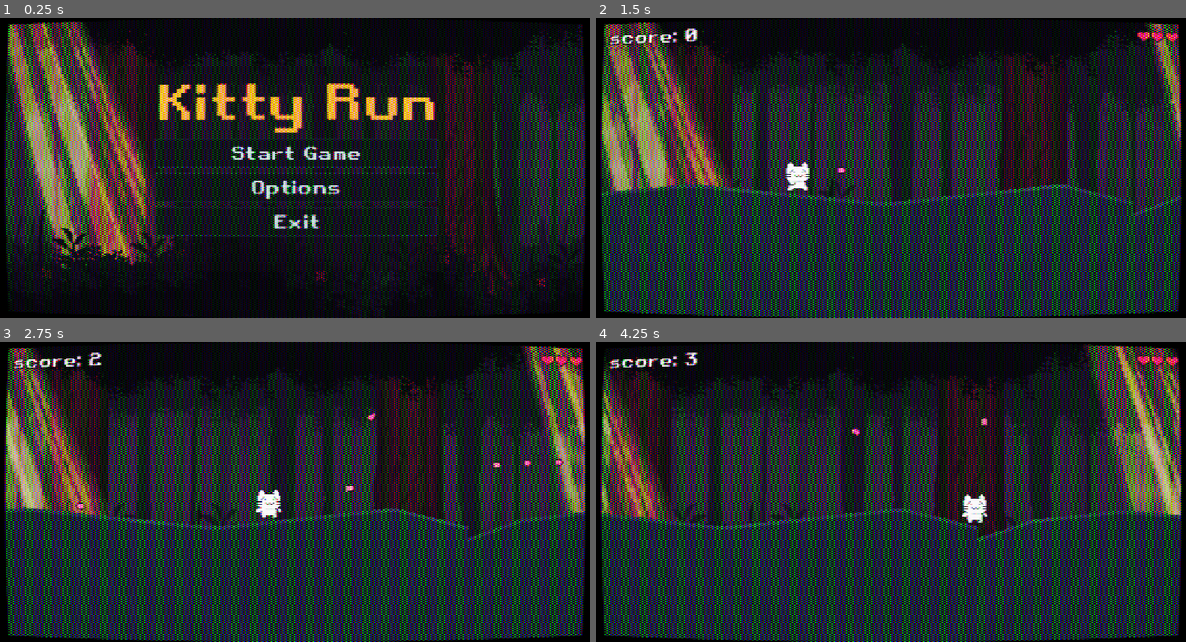
Above: before the commit, frames 1-4 (two rows, left to right).
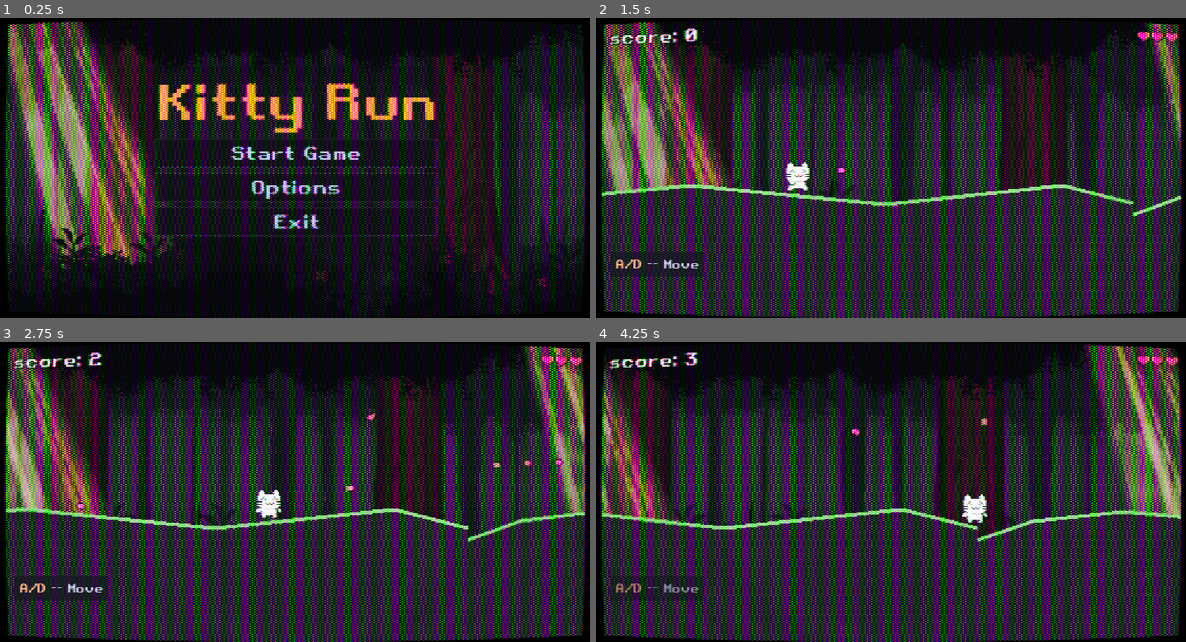
Above: after the commit, the same moments.

Repository: GrumpyRumpus/kitty-run-redux
Game: Godot game, scene res://scenes/main_menu.tscn
Same seed, same stepped clock (60 frames per second), same inputs: the game is played once before the commit and once after it.
Inputs (mouse positions are in pixels of both pictures, inside the frame that each line leads up to):
- Up to frame 1 (0.25 s): no input
- Up to frame 2 (1.5 s): click "Start Game" at 0.5 s; tap Enter at 1.25 s; move the mouse to (1020, 153) at 1.27 s; press the mouse at (1020, 153) at 1.28 s; hold Right (right) from 1.28 s (still down)
- Up to frame 3 (2.75 s): release Right (right) at 2 s; release the mouse at (424, 477) at 2 s; drag from (177, 507) to (389, 480) at 2.02 s
- Up to frame 4 (4.25 s): move the mouse to (950, 426) at 2.77 s; hold Right (right) 2.78-3.5 s; hold Shift (sprint) 2.78-3.5 s; click (950, 426) at 2.92 s; drag from (861, 552) to (985, 393) at 3.52 s

The runs differ from the first frame. In frame 1, 2.8% of the frame differs, in the area x 1-75%, y 1-81%; in frame 2, 22%, in the area x 0-100%, y 2-100%; in frame 3, 22%; in frame 4, 21%.

Commit message:
Add tutorial hints, controls tab, fullscreen toggle; fix palette to Catppuccin Mocha

Diff:
--- a/assets/general/ui_theme.tres
+++ b/assets/general/ui_theme.tres
@@ -1,8 +1,8 @@
 [gd_resource type="Theme" load_steps=15 format=3]
 
 [sub_resource type="StyleBoxFlat" id="btn_normal"]
-bg_color = Color(0.102, 0.165, 0.18, 1)
-border_color = Color(0.18, 0.306, 0.345, 1)
+bg_color = Color(0.118, 0.118, 0.18, 1)
+border_color = Color(0.271, 0.278, 0.353, 1)
 border_width_left = 1
 border_width_top = 1
 border_width_right = 1
@@ -13,8 +13,8 @@
 content_margin_bottom = 2.0
 
 [sub_resource type="StyleBoxFlat" id="btn_hover"]
-bg_color = Color(0.141, 0.227, 0.259, 1)
-border_color = Color(0.18, 0.306, 0.345, 1)
+bg_color = Color(0.192, 0.196, 0.267, 1)
+border_color = Color(0.271, 0.278, 0.353, 1)
 border_width_left = 1
 border_width_top = 1
 border_width_right = 1
@@ -25,8 +25,8 @@
 content_margin_bottom = 2.0
 
 [sub_resource type="StyleBoxFlat" id="btn_pressed"]
-bg_color = Color(0.071, 0.118, 0.133, 1)
-border_color = Color(0.18, 0.306, 0.345, 1)
+bg_color = Color(0.094, 0.094, 0.145, 1)
+border_color = Color(0.271, 0.278, 0.353, 1)
 border_width_left = 1
 border_width_top = 1
 border_width_right = 1
@@ -37,8 +37,8 @@
 content_margin_bottom = 2.0
 
 [sub_resource type="StyleBoxFlat" id="btn_disabled"]
-bg_color = Color(0.071, 0.118, 0.133, 1)
-border_color = Color(0.118, 0.188, 0.22, 1)
+bg_color = Color(0.094, 0.094, 0.145, 1)
+border_color = Color(0.192, 0.196, 0.267, 1)
 border_width_left = 1
 border_width_top = 1
 border_width_right = 1
@@ -49,8 +49,8 @@
 content_margin_bottom = 2.0
 
 [sub_resource type="StyleBoxFlat" id="btn_focus"]
-bg_color = Color(0.141, 0.227, 0.259, 1)
-border_color = Color(0.29, 0.541, 0.588, 1)
+bg_color = Color(0.192, 0.196, 0.267, 1)
+border_color = Color(0.796, 0.651, 0.969, 1)
 border_width_left = 1
 border_width_top = 1
 border_width_right = 1
@@ -61,8 +61,8 @@
 content_margin_bottom = 2.0
 
 [sub_resource type="StyleBoxFlat" id="tab_selected"]
-bg_color = Color(0.102, 0.165, 0.18, 1)
-border_color = Color(0.18, 0.306, 0.345, 1)
+bg_color = Color(0.118, 0.118, 0.18, 1)
+border_color = Color(0.271, 0.278, 0.353, 1)
 border_width_left = 1
 border_width_top = 1
 border_width_right = 1
@@ -72,8 +72,8 @@
 content_margin_bottom = 2.0
 
 [sub_resource type="StyleBoxFlat" id="tab_unselected"]
-bg_color = Color(0.078, 0.118, 0.133, 1)
-border_color = Color(0.118, 0.188, 0.22, 1)
+bg_color = Color(0.094, 0.094, 0.145, 1)
+border_color = Color(0.192, 0.196, 0.267, 1)
 border_width_left = 1
 border_width_top = 1
 border_width_right = 1
@@ -83,8 +83,8 @@
 content_margin_bottom = 2.0
 
 [sub_resource type="StyleBoxFlat" id="tab_hovered"]
-bg_color = Color(0.141, 0.227, 0.259, 1)
-border_color = Color(0.18, 0.306, 0.345, 1)
+bg_color = Color(0.192, 0.196, 0.267, 1)
+border_color = Color(0.271, 0.278, 0.353, 1)
 border_width_left = 1
 border_width_top = 1
 border_width_right = 1
@@ -94,8 +94,8 @@
 content_margin_bottom = 2.0
 
 [sub_resource type="StyleBoxFlat" id="tab_panel"]
-bg_color = Color(0.078, 0.118, 0.133, 1)
-border_color = Color(0.18, 0.306, 0.345, 1)
+bg_color = Color(0.094, 0.094, 0.145, 1)
+border_color = Color(0.271, 0.278, 0.353, 1)
 border_width_left = 1
 border_width_right = 1
 border_width_bottom = 1
@@ -105,8 +105,8 @@
 content_margin_bottom = 4.0
 
 [sub_resource type="StyleBoxFlat" id="tab_focus"]
-bg_color = Color(0.141, 0.227, 0.259, 1)
-border_color = Color(0.29, 0.541, 0.588, 1)
+bg_color = Color(0.192, 0.196, 0.267, 1)
+border_color = Color(0.796, 0.651, 0.969, 1)
 border_width_left = 1
 border_width_top = 1
 border_width_right = 1
@@ -116,8 +116,8 @@
 content_margin_bottom = 2.0
 
 [sub_resource type="StyleBoxFlat" id="cb_normal"]
-bg_color = Color(0.078, 0.118, 0.133, 1)
-border_color = Color(0.18, 0.306, 0.345, 1)
+bg_color = Color(0.094, 0.094, 0.145, 1)
+border_color = Color(0.271, 0.278, 0.353, 1)
 border_width_left = 1
 border_width_top = 1
 border_width_right = 1
@@ -128,8 +128,8 @@
 content_margin_bottom = 2.0
 
 [sub_resource type="StyleBoxFlat" id="cb_hover"]
-bg_color = Color(0.102, 0.165, 0.18, 1)
-border_color = Color(0.29, 0.541, 0.588, 1)
+bg_color = Color(0.118, 0.118, 0.18, 1)
+border_color = Color(0.796, 0.651, 0.969, 1)
 border_width_left = 1
 border_width_top = 1
 border_width_right = 1
@@ -140,34 +140,34 @@
 content_margin_bottom = 2.0
 
 [sub_resource type="StyleBoxFlat" id="slider_style"]
-bg_color = Color(0.078, 0.118, 0.133, 1)
-border_color = Color(0.18, 0.306, 0.345, 1)
+bg_color = Color(0.094, 0.094, 0.145, 1)
+border_color = Color(0.271, 0.278, 0.353, 1)
 border_width_left = 1
 border_width_top = 1
 border_width_right = 1
 border_width_bottom = 1
 
 [resource]
-Button/colors/font_color = Color(0.847, 0.918, 0.91, 1)
-Button/colors/font_hover_color = Color(0.416, 0.8, 0.753, 1)
-Button/colors/font_pressed_color = Color(0.29, 0.478, 0.471, 1)
-Button/colors/font_disabled_color = Color(0.29, 0.478, 0.471, 1)
-Button/colors/font_focus_color = Color(0.416, 0.8, 0.753, 1)
+Button/colors/font_color = Color(0.804, 0.839, 0.957, 1)
+Button/colors/font_hover_color = Color(0.537, 0.863, 0.922, 1)
+Button/colors/font_pressed_color = Color(0.424, 0.439, 0.525, 1)
+Button/colors/font_disabled_color = Color(0.424, 0.439, 0.525, 1)
+Button/colors/font_focus_color = Color(0.537, 0.863, 0.922, 1)
 Button/styles/normal = SubResource("btn_normal")
 Button/styles/hover = SubResource("btn_hover")
 Button/styles/pressed = SubResource("btn_pressed")
 Button/styles/disabled = SubResource("btn_disabled")
 Button/styles/focus = SubResource("btn_focus")
-TabContainer/colors/font_selected_color = Color(0.847, 0.918, 0.91, 1)
-TabContainer/colors/font_unselected_color = Color(0.29, 0.478, 0.471, 1)
-TabContainer/colors/font_hovered_color = Color(0.416, 0.8, 0.753, 1)
+TabContainer/colors/font_selected_color = Color(0.804, 0.839, 0.957, 1)
+TabContainer/colors/font_unselected_color = Color(0.424, 0.439, 0.525, 1)
+TabContainer/colors/font_hovered_color = Color(0.537, 0.863, 0.922, 1)
 TabContainer/styles/tab_selected = SubResource("tab_selected")
 TabContainer/styles/tab_unselected = SubResource("tab_unselected")
 TabContainer/styles/tab_hovered = SubResource("tab_hovered")
 TabContainer/styles/tab_focus = SubResource("tab_focus")
 TabContainer/styles/panel = SubResource("tab_panel")
-CheckBox/colors/font_color = Color(0.847, 0.918, 0.91, 1)
-CheckBox/colors/font_hover_color = Color(0.416, 0.8, 0.753, 1)
+CheckBox/colors/font_color = Color(0.804, 0.839, 0.957, 1)
+CheckBox/colors/font_hover_color = Color(0.537, 0.863, 0.922, 1)
 CheckBox/styles/normal = SubResource("cb_normal")
 CheckBox/styles/hover = SubResource("cb_hover")
 HSlider/styles/slider = SubResource("slider_style")
--- a/game.tscn
+++ b/game.tscn
@@ -10,6 +10,7 @@
 [ext_resource type="PackedScene" uid="uid://7snpi3e2fnf3" path="res://scenes/mob_spawner.tscn" id="7_vef74"]
 [ext_resource type="Shader" uid="uid://uugfpnvc1p4n" path="res://scripts/shaders/vhs.gdshader" id="10_hve3p"]
 [ext_resource type="PackedScene" path="res://scenes/pause_menu.tscn" id="11_pause"]
+[ext_resource type="Script" path="res://scripts/tutorial_overlay.gd" id="13_tutorial"]
 [ext_resource type="Shader" uid="uid://cgqsdrlqn5fda" path="res://scripts/shaders/pixel_transition.gdshader" id="12_transition"]
 
 [sub_resource type="ShaderMaterial" id="ShaderMaterial_mfdv2"]
@@ -95,7 +96,7 @@
 
 [node name="GameOverLabel" type="Label" parent="GameOverLayer/CenterContainer/VBoxContainer" unique_id=1568957457]
 layout_mode = 2
-theme_override_colors/font_color = Color(0.965, 0.757, 0.467, 1)
+theme_override_colors/font_color = Color(0.980, 0.702, 0.529, 1)
 theme_override_font_sizes/font_size = 24
 text = "GAME OVER"
 horizontal_alignment = 1
@@ -107,7 +108,7 @@
 
 [node name="HighScoreLabel" type="Label" parent="GameOverLayer/CenterContainer/VBoxContainer" unique_id=2110078654]
 layout_mode = 2
-theme_override_colors/font_color = Color(0.965, 0.757, 0.467, 1)
+theme_override_colors/font_color = Color(0.980, 0.702, 0.529, 1)
 horizontal_alignment = 1
 
 [node name="Spacer" type="Control" parent="GameOverLayer/CenterContainer/VBoxContainer" unique_id=164031587]
@@ -134,6 +135,9 @@
 offset_right = 512.0
 offset_bottom = 256.0
 
+[node name="TutorialOverlay" type="CanvasLayer" parent="."]
+script = ExtResource("13_tutorial")
+
 [node name="PauseMenu" parent="." unique_id=1058544312 instance=ExtResource("11_pause")]
 
 [connection signal="fall_down" from="World/Level/WorldBoundary" to="World/Level/Kitty" method="_on_world_boundary_fall_down"]
--- a/scenes/background.tscn
+++ b/scenes/background.tscn
@@ -22,7 +22,7 @@
 shader_parameter/ray1_density = 8.0
 shader_parameter/ray2_density = 30.0
 shader_parameter/ray2_intensity = 0.3
-shader_parameter/ray_color = Color(1, 0.9, 0.65, 0.8)
+shader_parameter/ray_color = Color(0.976, 0.886, 0.686, 0.8)
 shader_parameter/hdr = false
 shader_parameter/seed = 5.0
 shader_parameter/pixelation = 100.0
--- a/scenes/hud.tscn
+++ b/scenes/hud.tscn
@@ -7,12 +7,12 @@
 outline_color = Color(0, 0, 0, 1)
 
 [sub_resource type="LabelSettings" id="LabelSettings_combo"]
-font_color = Color(0.3, 0.9, 1, 1)
+font_color = Color(0.537, 0.863, 0.922, 1)
 outline_size = 2
 outline_color = Color(0, 0, 0, 1)
 
 [sub_resource type="LabelSettings" id="LabelSettings_health"]
-font_color = Color(0.922, 0.435, 0.573, 1)
+font_color = Color(0.953, 0.545, 0.659, 1)
 outline_size = 2
 outline_color = Color(0, 0, 0, 1)
 
--- a/scenes/main_menu.tscn
+++ b/scenes/main_menu.tscn
@@ -50,7 +50,7 @@
 offset_bottom = 87.5
 grow_horizontal = 2
 grow_vertical = 2
-color = Color(0.098, 0.09, 0.141, 0.5)
+color = Color(0.094, 0.094, 0.145, 0.5)
 
 [node name="VBoxContainer" type="VBoxContainer" parent="."]
 layout_mode = 1
@@ -68,7 +68,7 @@
 
 [node name="Label" type="Label" parent="VBoxContainer"]
 layout_mode = 2
-theme_override_colors/font_color = Color(0.965, 0.757, 0.467, 1)
+theme_override_colors/font_color = Color(0.980, 0.702, 0.529, 1)
 theme_override_font_sizes/font_size = 42
 text = "Kitty Run"
 
@@ -93,7 +93,7 @@
 
 [node name="HighScoreLabel" type="Label" parent="VBoxContainer"]
 layout_mode = 2
-theme_override_colors/font_color = Color(0.965, 0.757, 0.467, 1)
+theme_override_colors/font_color = Color(0.980, 0.702, 0.529, 1)
 theme_override_font_sizes/font_size = 16
 text = ""
 horizontal_alignment = 1
--- a/scenes/options.tscn
+++ b/scenes/options.tscn
@@ -103,10 +103,86 @@
 layout_mode = 2
 button_pressed = true
 
+[node name="HSeparator2" type="HSeparator" parent="MarginContainer/VBoxContainer/TabContainer/Video"]
+layout_mode = 2
+
+[node name="FullscreenLabel" type="Label" parent="MarginContainer/VBoxContainer/TabContainer/Video"]
+layout_mode = 2
+text = "Fullscreen"
+
+[node name="FullscreenCheckBox" type="CheckBox" parent="MarginContainer/VBoxContainer/TabContainer/Video"]
+layout_mode = 2
+
+[node name="Controls" type="GridContainer" parent="MarginContainer/VBoxContainer/TabContainer"]
+visible = false
+layout_mode = 2
+columns = 2
+metadata/_tab_index = 2
+
+[node name="MoveKey" type="Label" parent="MarginContainer/VBoxContainer/TabContainer/Controls"]
+layout_mode = 2
+text = "Move"
+
+[node name="MoveVal" type="Label" parent="MarginContainer/VBoxContainer/TabContainer/Controls"]
+layout_mode = 2
+theme_override_colors/font_color = Color(0.980, 0.702, 0.529, 1)
+text = "A / D"
+horizontal_alignment = 2
+
+[node name="JumpKey" type="Label" parent="MarginContainer/VBoxContainer/TabContainer/Controls"]
+layout_mode = 2
+text = "Jump"
+
+[node name="JumpVal" type="Label" parent="MarginContainer/VBoxContainer/TabContainer/Controls"]
+layout_mode = 2
+theme_override_colors/font_color = Color(0.980, 0.702, 0.529, 1)
+text = "W"
+horizontal_alignment = 2
+
+[node name="ShootKey" type="Label" parent="MarginContainer/VBoxContainer/TabContainer/Controls"]
+layout_mode = 2
+text = "Shoot"
+
+[node name="ShootVal" type="Label" parent="MarginContainer/VBoxContainer/TabContainer/Controls"]
+layout_mode = 2
+theme_override_colors/font_color = Color(0.980, 0.702, 0.529, 1)
+text = "Space"
+horizontal_alignment = 2
+
+[node name="AimKey" type="Label" parent="MarginContainer/VBoxContainer/TabContainer/Controls"]
+layout_mode = 2
+text = "Aim"
+
+[node name="AimVal" type="Label" parent="MarginContainer/VBoxContainer/TabContainer/Controls"]
+layout_mode = 2
+theme_override_colors/font_color = Color(0.980, 0.702, 0.529, 1)
+text = "Mouse / IJKL"
+horizontal_alignment = 2
+
+[node name="SprintKey" type="Label" parent="MarginContainer/VBoxContainer/TabContainer/Controls"]
+layout_mode = 2
+text = "Sprint"
+
+[node name="SprintVal" type="Label" parent="MarginContainer/VBoxContainer/TabContainer/Controls"]
+layout_mode = 2
+theme_override_colors/font_color = Color(0.980, 0.702, 0.529, 1)
+text = "Shift"
+horizontal_alignment = 2
+
+[node name="PauseKey" type="Label" parent="MarginContainer/VBoxContainer/TabContainer/Controls"]
+layout_mode = 2
+text = "Pause"
+
+[node name="PauseVal" type="Label" parent="MarginContainer/VBoxContainer/TabContainer/Controls"]
+layout_mode = 2
+theme_override_colors/font_color = Color(0.980, 0.702, 0.529, 1)
+text = "Esc"
+horizontal_alignment = 2
+
 [node name="Data" type="VBoxContainer" parent="MarginContainer/VBoxContainer/TabContainer"]
 visible = false
 layout_mode = 2
-metadata/_tab_index = 2
+metadata/_tab_index = 3
 
 [node name="HighScoreLabel" type="Label" parent="MarginContainer/VBoxContainer/TabContainer/Data"]
 layout_mode = 2
@@ -132,4 +208,5 @@
 [connection signal="toggled" from="MarginContainer/VBoxContainer/TabContainer/Sound/MuteCheckBox" to="." method="_on_mute_toggled"]
 [connection signal="item_selected" from="MarginContainer/VBoxContainer/TabContainer/Video/SizeOption" to="." method="_on_size_selected"]
 [connection signal="toggled" from="MarginContainer/VBoxContainer/TabContainer/Video/VHSCheckBox" to="." method="_on_vhs_toggled"]
+[connection signal="toggled" from="MarginContainer/VBoxContainer/TabContainer/Video/FullscreenCheckBox" to="." method="_on_fullscreen_toggled"]
 [connection signal="pressed" from="MarginContainer/VBoxContainer/TabContainer/Data/ResetScoreButton" to="." method="_on_reset_score_pressed"]
--- a/scenes/pause_menu.tscn
+++ b/scenes/pause_menu.tscn
@@ -29,7 +29,7 @@
 
 [node name="PausedLabel" type="Label" parent="CenterContainer/VBoxContainer"]
 layout_mode = 2
-theme_override_colors/font_color = Color(0.965, 0.757, 0.467, 1)
+theme_override_colors/font_color = Color(0.980, 0.702, 0.529, 1)
 theme_override_font_sizes/font_size = 24
 text = "PAUSED"
 horizontal_alignment = 1
--- a/scenes/score_popup.tscn
+++ b/scenes/score_popup.tscn
@@ -3,7 +3,7 @@
 [ext_resource type="Script" path="res://scripts/score_popup.gd" id="1_popup"]
 
 [sub_resource type="LabelSettings" id="LabelSettings_popup"]
-font_color = Color(0.965, 0.757, 0.467, 1)
+font_color = Color(0.980, 0.702, 0.529, 1)
 outline_size = 1
 outline_color = Color(0, 0, 0, 1)
 
--- a/scripts/grounds.gd
+++ b/scripts/grounds.gd
@@ -12,8 +12,8 @@
 
 var grass_lines: Array[Line2D] = []
 
-var ground_color := Color(0.165, 0.353, 0.353, 1)
-var grass_color := Color(0.29, 0.541, 0.502, 1)
+var ground_color := Color(0.271, 0.278, 0.353, 1)
+var grass_color := Color(0.651, 0.890, 0.631, 1)
 
 
 func _ready() -> void:
--- a/scripts/options.gd
+++ b/scripts/options.gd
@@ -2,6 +2,7 @@
 
 @onready var size_option: OptionButton = $MarginContainer/VBoxContainer/TabContainer/Video/SizeOption
 @onready var vhs_checkbox: CheckBox = $MarginContainer/VBoxContainer/TabContainer/Video/VHSCheckBox
+@onready var fullscreen_checkbox: CheckBox = $MarginContainer/VBoxContainer/TabContainer/Video/FullscreenCheckBox
 @onready var sfx_slider: HSlider = $MarginContainer/VBoxContainer/TabContainer/Sound/SFXSlider
 @onready var music_slider: HSlider = $MarginContainer/VBoxContainer/TabContainer/Sound/MusicSlider
 @onready var mute_checkbox: CheckBox = $MarginContainer/VBoxContainer/TabContainer/Sound/MuteCheckBox
@@ -12,6 +13,8 @@
 func _ready() -> void:
 	size_option.selected = Settings.window_scale - 1
 	vhs_checkbox.button_pressed = Settings.vhs_enabled
+	fullscreen_checkbox.button_pressed = Settings.fullscreen
+	size_option.disabled = Settings.fullscreen
 	sfx_slider.value = Settings.sfx_volume
 	music_slider.value = Settings.music_volume
 	mute_checkbox.button_pressed = Settings.muted
@@ -38,6 +41,11 @@
 	Settings.vhs_enabled = enabled
 
 
+func _on_fullscreen_toggled(enabled: bool) -> void:
+	Settings.fullscreen = enabled
+	size_option.disabled = enabled
+
+
 func _on_reset_score_pressed() -> void:
 	HighScore.reset()
 	_update_high_score()
--- a/scripts/settings.gd
+++ b/scripts/settings.gd
@@ -36,16 +36,30 @@
 		AudioServer.set_bus_mute(0, muted)
 		_save()
 
+var tutorial_seen: bool = false:
+	set(value):
+		tutorial_seen = value
+		_save()
+
+var fullscreen: bool = false:
+	set(value):
+		fullscreen = value
+		_apply_fullscreen()
+		_save()
+
 
 func _ready() -> void:
 	_load()
 	_apply_window_scale()
+	_apply_fullscreen()
 	_apply_bus_volume("SFX", sfx_volume)
 	_apply_bus_volume("Music", music_volume)
 	AudioServer.set_bus_mute(0, muted)
 
 
 func _apply_window_scale() -> void:
+	if fullscreen:
+		return
 	var base_w := ProjectSettings.get_setting("display/window/size/viewport_width") as int
 	var base_h := ProjectSettings.get_setting("display/window/size/viewport_height") as int
 	var win := get_window()
@@ -53,6 +67,14 @@
 	# center window on screen
 	var screen_size := DisplayServer.screen_get_size()
 	win.position = (screen_size - win.size) / 2
+
+
+func _apply_fullscreen() -> void:
+	if fullscreen:
+		DisplayServer.window_set_mode(DisplayServer.WINDOW_MODE_FULLSCREEN)
+	else:
+		DisplayServer.window_set_mode(DisplayServer.WINDOW_MODE_WINDOWED)
+		_apply_window_scale()
 
 
 func _apply_bus_volume(bus_name: String, volume: float) -> void:
@@ -71,6 +93,8 @@
 		file.store_float(sfx_volume)
 		file.store_float(music_volume)
 		file.store_8(1 if muted else 0)
+		file.store_8(1 if tutorial_seen else 0)
+		file.store_8(1 if fullscreen else 0)
 
 
 func _load() -> void:
@@ -85,4 +109,7 @@
 			sfx_volume = file.get_float()
 			music_volume = file.get_float()
 			muted = file.get_8() == 1
+		if file.get_position() < file.get_length():
+			tutorial_seen = file.get_8() == 1
+			fullscreen = file.get_8() == 1
 		_loading = false
--- /dev/null
+++ b/scripts/tutorial_overlay.gd
@@ -0,0 +1,79 @@
+extends CanvasLayer
+
+const BG_COLOR := Color(0.094, 0.094, 0.145, 0.7)
+const KEY_COLOR := Color(0.980, 0.702, 0.529, 1)
+const TEXT_COLOR := Color(0.804, 0.839, 0.957, 1)
+const FONT_SIZE := 10
+
+const HINTS := [
+	{"text": "A/D", "desc": " -- Move", "pos": Vector2(16, 200), "delay": 0.0},
+	{"text": "W", "desc": " -- Jump", "pos": Vector2(16, 216), "delay": 2.0},
+	{"text": "Space", "desc": " -- Shoot", "pos": Vector2(380, 200), "delay": 4.0},
+	{"text": "Mouse/IJKL", "desc": " -- Aim", "pos": Vector2(380, 216), "delay": 6.0},
+]
+
+const FADE_IN := 0.3
+const HOLD := 3.0
+const FADE_OUT := 1.0
+
+
+func _ready() -> void:
+	if Settings.tutorial_seen:
+		queue_free()
+		return
+	_show_hints()
+
+
+func _show_hints() -> void:
+	var tween := create_tween()
+	var panels: Array[PanelContainer] = []
+
+	for hint in HINTS:
+		var panel := _make_hint(hint.text, hint.desc, hint.pos)
+		add_child(panel)
+		panel.modulate.a = 0.0
+		panels.append(panel)
+
+	for i in panels.size():
+		var panel := panels[i]
+		var delay: float = HINTS[i].delay
+		tween.tween_property(panel, "modulate:a", 1.0, FADE_IN).set_delay(delay)
+		tween.tween_property(panel, "modulate:a", 0.0, FADE_OUT).set_delay(HOLD)
+
+	tween.tween_callback(_finish)
+
+
+func _make_hint(key_text: String, desc_text: String, pos: Vector2) -> PanelContainer:
+	var panel := PanelContainer.new()
+	var style := StyleBoxFlat.new()
+	style.bg_color = BG_COLOR
+	style.set_content_margin_all(4)
+	style.corner_radius_top_left = 2
+	style.corner_radius_top_right = 2
+	style.corner_radius_bottom_left = 2
+	style.corner_radius_bottom_right = 2
+	panel.add_theme_stylebox_override("panel", style)
+
+	var hbox := HBoxContainer.new()
+	hbox.add_theme_constant_override("separation", 0)
+	panel.add_child(hbox)
+
+	var key_label := Label.new()
+	key_label.text = key_text
+	key_label.add_theme_color_override("font_color", KEY_COLOR)
+	key_label.add_theme_font_size_override("font_size", FONT_SIZE)
+	hbox.add_child(key_label)
+
+	var desc_label := Label.new()
+	desc_label.text = desc_text
+	desc_label.add_theme_color_override("font_color", TEXT_COLOR)
+	desc_label.add_theme_font_size_override("font_size", FONT_SIZE)
+	hbox.add_child(desc_label)
+
+	panel.position = pos
+	return panel
+
+
+func _finish() -> void:
+	Settings.tutorial_seen = true
+	queue_free()
Not shown, added: scripts/tutorial_overlay.gd.uid
Not shown, changed: CREDITS
Not shown, changed: TODO.md
